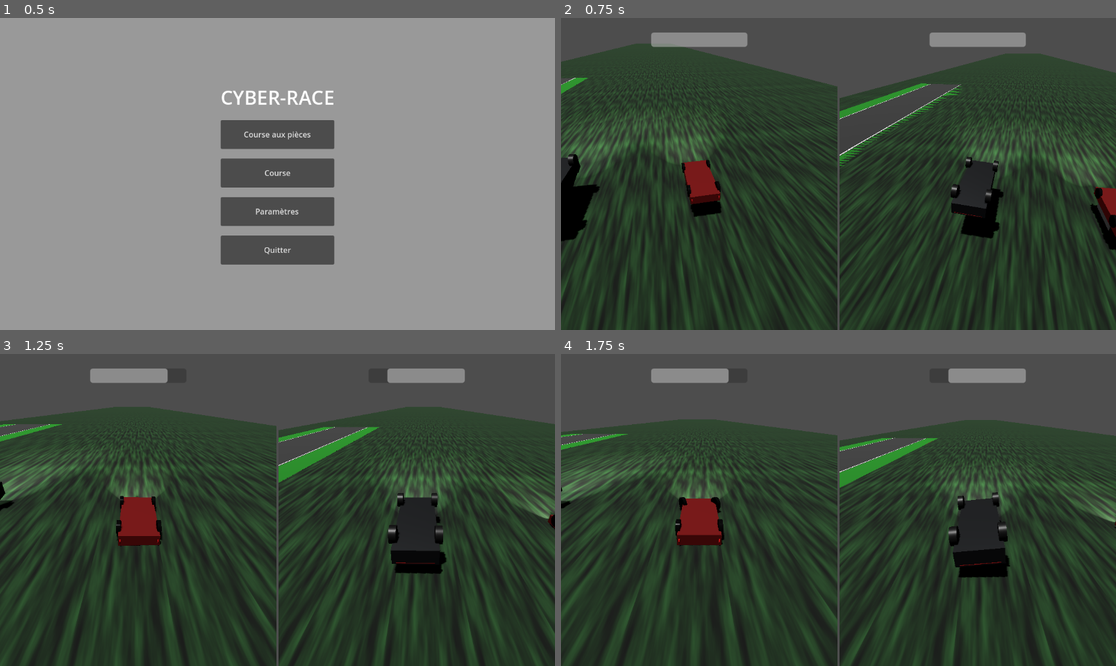
Above: before the commit, frames 1-4 (two rows, left to right).
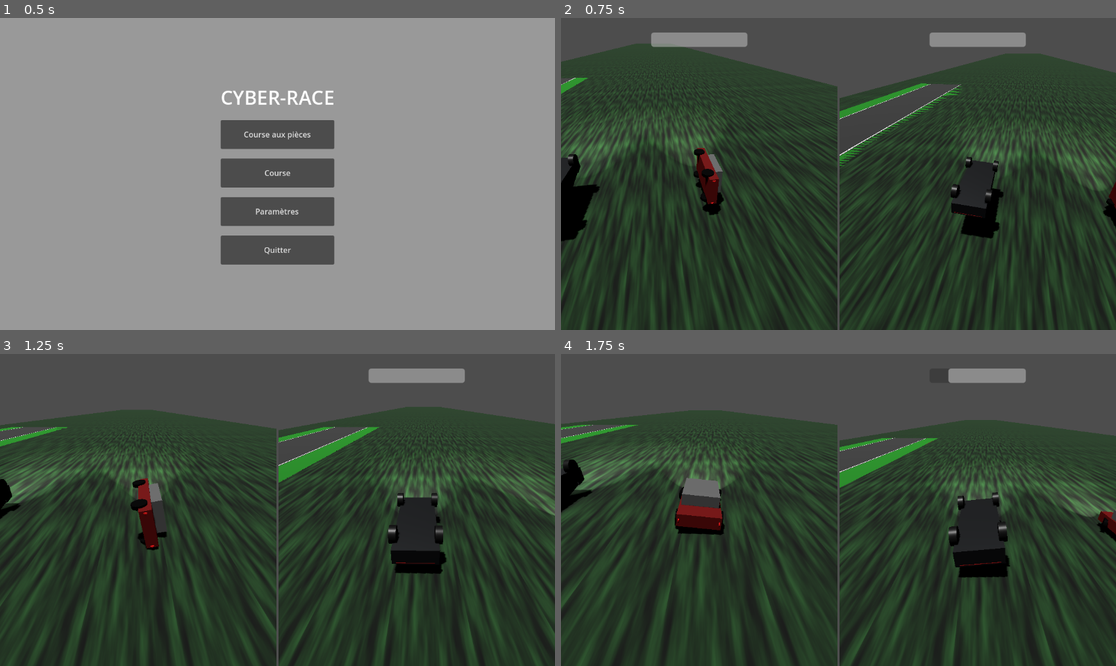
Above: after the commit, the same moments.

Repository: AntoineT01/Cyber-Race
Game: Godot game, scene res://Interface/main_menu.tscn
The game is run twice, just before and just after one commit, with the same random seed, the same clock (stepped at 60 frames per second) and the same inputs.
Inputs:
- Up to frame 1 (0.5 s): no input
- Up to frame 2 (0.75 s): click "Course aux pièces" at 0.5 s
- Up to frame 3 (1.25 s): no input
- Up to frame 4 (1.75 s): tap Enter at 1.25 s; hold D (right_steering_1) from 1.28 s (still down); tap 0 (brake_2) at 1.35 s

Frame 1 is identical in both runs. In frame 2, 1.6% of the frame differs, in the area x 18-100%, y 41-75%; in frame 3, 7.9%; in frame 4, 11%, in the area x 0-100%, y 4-100%.
Error after the commit: Invalid access to property or key 'x' on a base object of type 'Nil'. (res://scripts/settings_manager.gd:49)

Commit message:
fix: progress bars qui despawn quand il faut

Diff:
--- a/piece_race.tscn
+++ b/piece_race.tscn
@@ -149,7 +149,7 @@
 mesh = SubResource("BoxMesh_4")
 
 [node name="Voiture1" parent="World" instance=ExtResource("1_abcde")]
-transform = Transform3D(-0.999764, -0.0217103, 0, 0.0217103, -0.999764, 0, 0, 0, 1, -5, 2.42832, 40)
+transform = Transform3D(-0.0354576, -0.999371, 0, 0.999371, -0.0354576, 0, 0, 0, 1, -5, 2.42832, 40)
 collision_layer = 1
 collision_mask = 1
 mass = 40.0
--- a/scripts/progress_bars.gd
+++ b/scripts/progress_bars.gd
@@ -1,3 +1,4 @@
+# ProgressBar.gd
 extends Control
 
 @onready var respawn_timer_label_player1 = $CanvasLayer/HBoxContainer/VBoxContainer_Player1/RespawnProgressBarPlayer1
@@ -12,11 +13,13 @@
 		car1.connect("respawn_timer_started", Callable(self, "_on_respawn_timer_started"))
 		car1.connect("respawn_timer_updated", Callable(self, "_on_respawn_timer_updated"))
 		car1.connect("respawn_timer_finished", Callable(self, "_on_respawn_timer_finished"))
+		car1.connect("respawn_timer_cancelled", Callable(self, "_on_respawn_timer_cancelled"))  # Connexion du nouveau signal
 
 	if car2:
 		car2.connect("respawn_timer_started", Callable(self, "_on_respawn_timer_started"))
 		car2.connect("respawn_timer_updated", Callable(self, "_on_respawn_timer_updated"))
 		car2.connect("respawn_timer_finished", Callable(self, "_on_respawn_timer_finished"))
+		car2.connect("respawn_timer_cancelled", Callable(self, "_on_respawn_timer_cancelled"))  # Connexion du nouveau signal
 
 	# Initialiser les ProgressBars
 	respawn_timer_label_player1.visible = false
@@ -44,3 +47,9 @@
 		respawn_timer_label_player1.visible = false
 	elif player_id == 2:
 		respawn_timer_label_player2.visible = false
+
+func _on_respawn_timer_cancelled(player_id):
+	if player_id == 1:
+		respawn_timer_label_player1.visible = false
+	elif player_id == 2:
+		respawn_timer_label_player2.visible = false
--- a/scripts/settings_manager.gd
+++ b/scripts/settings_manager.gd
@@ -4,8 +4,7 @@
 var settings: Dictionary = {
 	"volume": 50,
 	"fullscreen": false,
-	"resolution": "1920x1080"
-	# Ajoutez d'autres paramètres par défaut si nécessaire
+#	"resolution": "1152x648"
 }
 
 var action_mapping = [
@@ -44,6 +43,12 @@
 	else:
 		print("Fichier de paramètres non trouvé. Utilisation des paramètres par défaut.")
 
+	# Définir la résolution par défaut si non spécifiée
+	if not settings.has("resolution"):
+		var window_size = ProjectSettings.get_setting("display/window/size")
+		settings["resolution"] = str(int(window_size.x)) + "x" + str(int(window_size.y))
+		print("Résolution par défaut définie: ", settings["resolution"])
+
 func save_settings():
 	var json = JSON.new()
 	var data = json.stringify(settings)
@@ -59,8 +64,6 @@
 	save_key_settings()
 
 func apply_settings():
-	# Appliquer les paramètres chargés au démarrage
-
 	# Appliquer le volume
 	AudioServer.set_bus_volume_db(
 		AudioServer.get_bus_index("Master"),
@@ -72,9 +75,18 @@
 		DisplayServer.WINDOW_MODE_FULLSCREEN if settings["fullscreen"] else DisplayServer.WINDOW_MODE_WINDOWED
 	)
 
-	# Appliquer la résolution
-	var resolution_values = settings["resolution"].split("x")
-	DisplayServer.window_set_size(Vector2(int(resolution_values[0]), int(resolution_values[1])))
+	# Appliquer la résolution seulement si en mode fenêtré
+	if not settings["fullscreen"]:
+		var resolution_values = settings["resolution"].split("x")
+		if resolution_values.size() == 2:
+			var width = int(resolution_values[0])
+			var height = int(resolution_values[1])
+			DisplayServer.window_set_size(Vector2(width, height))
+			print("Résolution fenêtrée définie sur: ", width, "x", height)
+		else:
+			print("Format de résolution invalide : ", settings["resolution"])
+	else:
+		print("En mode plein écran, la résolution est gérée automatiquement.")
 
 func save_key_settings():
 	var config = ConfigFile.new()
@@ -90,8 +102,6 @@
 	config.save("user://key_settings.cfg")
 	print("Configuration des touches sauvegardée avec succès.")
 
-
-# Charger la configuration des touches depuis le fichier uniquement si elles ont été modifiées
 func load_key_settings():
 	var config = ConfigFile.new()
 	var err = config.load("user://key_settings.cfg")
--- a/voiture/voiture.gd
+++ b/voiture/voiture.gd
@@ -4,6 +4,7 @@
 signal respawn_timer_started(player_id, time_left)
 signal respawn_timer_updated(player_id, time_left)
 signal respawn_timer_finished(player_id)
+signal respawn_timer_cancelled(player_id)  # Nouveau signal ajouté
 
 @export var player_id: int = 1  # Identifiant unique pour chaque joueur
 
@@ -35,6 +36,11 @@
 
 # Variables pour gérer le respawn lorsqu'à l'envers
 var upside_down_timer: float = 0.0
+var is_respawn_timer_active: bool = false  # Variable pour suivre l'état du timer
+
+# Définition des seuils de vitesse
+const MAX_LINEAR_VELOCITY = 5.0  # Unités par seconde
+const MAX_ANGULAR_VELOCITY = 1.0  # Radians par seconde
 
 func _ready():
 	add_to_group("players")
@@ -62,19 +68,29 @@
 	if global_transform.origin.y < fall_threshold:
 		respawn()
 
-	# Vérifier si la voiture est à l'envers
-	if is_upside_down():
+	# Vérifier si la voiture est à l'envers ET si elle ne bouge pas beaucoup
+	var currently_upside_down = is_upside_down() and is_moving_little()
+	if currently_upside_down:
+		if not is_respawn_timer_active:
+			is_respawn_timer_active = true
+			upside_down_timer = 0.0
+			emit_signal("respawn_timer_started", player_id, respawn_if_upside_down_time)
 		upside_down_timer += _delta
 		var time_left = respawn_if_upside_down_time - upside_down_timer
 		if upside_down_timer >= respawn_if_upside_down_time:
 			respawn()
 			emit_signal("respawn_timer_finished", player_id)
+			is_respawn_timer_active = false
 		else:
-			if upside_down_timer - _delta <= 0:  # Première frame à l'envers
-				emit_signal("respawn_timer_started", player_id, respawn_if_upside_down_time)
 			emit_signal("respawn_timer_updated", player_id, clamp(time_left, 0, respawn_if_upside_down_time))
 	else:
+		if is_respawn_timer_active:
+			is_respawn_timer_active = false
+			emit_signal("respawn_timer_cancelled", player_id)  # Émettre le signal lorsque le timer est annulé
 		upside_down_timer = 0.0
+
+func is_moving_little() -> bool:
+	return linear_velocity.length() < MAX_LINEAR_VELOCITY and angular_velocity.length() < MAX_ANGULAR_VELOCITY
 
 func _integrate_forces(_state):
 	if last_collision_force != Vector3.ZERO:
@@ -115,6 +131,7 @@
 
 	# Réinitialiser le timer de l'envers
 	upside_down_timer = 0.0
+	is_respawn_timer_active = false
 
 	# Optionnel : Afficher un message ou des effets de respawn
 	print(name + " a été respawné!")
